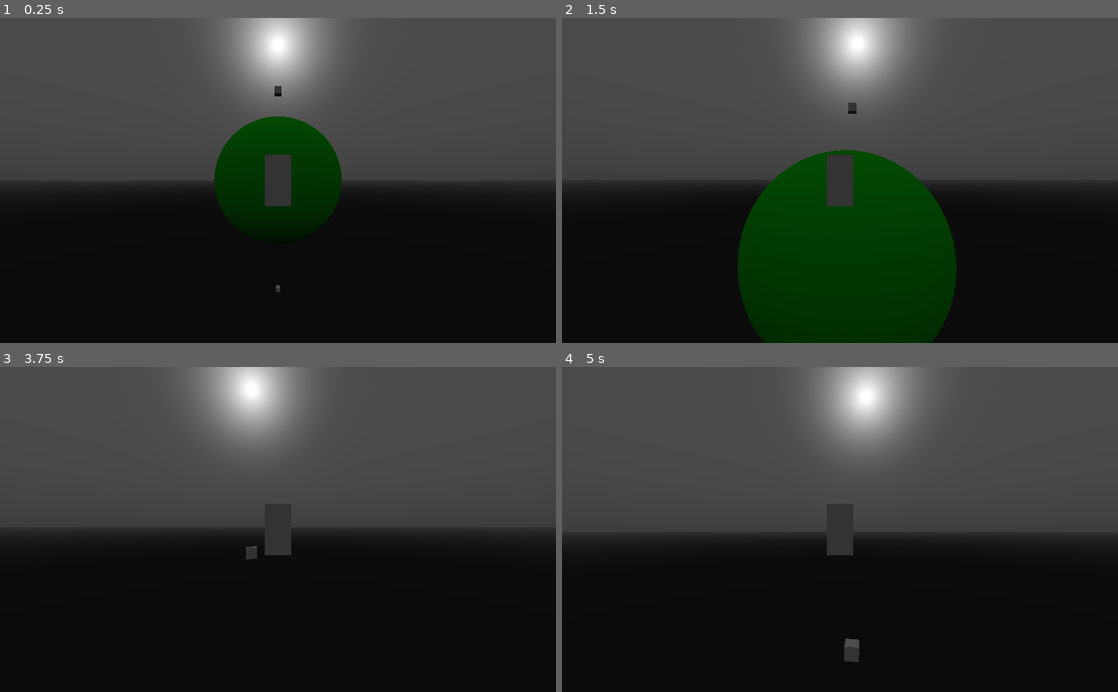
Above: before the commit, frames 1-4 (two rows, left to right).
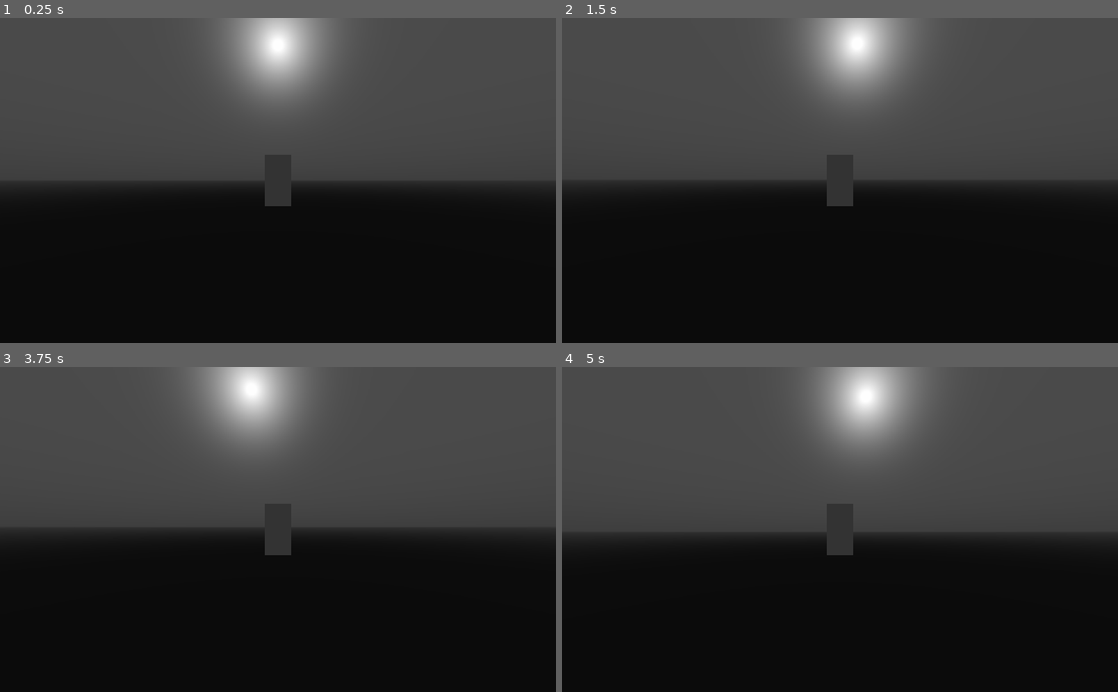
Above: after the commit, the same moments.

Repository: Alkamist/SpaceGameGodot
Game: Godot game, scene res://TestScene.tscn
Same seed, same stepped clock (60 frames per second), same inputs: the game is played once before the commit and once after it.
Inputs (mouse positions are in pixels of both pictures, inside the frame that each line leads up to):
- Up to frame 1 (0.25 s): no input
- Up to frame 2 (1.5 s): move the mouse to (867, 180) at 0.52 s; hold Space (jump) 0.53-1.28 s; hold W (move_forward) from 0.53 s (still down); move the mouse to (812, 180) at 1.27 s; tap Space (jump) at 1.35 s
- Up to frame 3 (3.75 s): keep holding W (move_forward); tap Space (jump) at 1.52, 1.82, 2.85, 3.02, 3.32 s; move the mouse to (289, 523) at 2.02 s; hold Space (jump) 2.03-2.78 s; move the mouse to (272, 536) at 2.77 s; tap Enter at 3.5 s; move the mouse to (316, 532) at 3.52 s; hold Space (jump) from 3.53 s (still down)
- Up to frame 4 (5 s): keep holding W (move_forward); move the mouse to (795, 526) at 4.27 s; release Space (jump) at 4.28 s; tap Space (jump) at 4.35, 4.52, 4.82 s

The runs differ from the first frame. In frame 1, 5.2% of the frame differs, in the area x 38-62%, y 20-85%; in frame 2, 19%, in the area x 31-71%, y 26-100%; in frame 3, less than 0.1%; in frame 4, 0.2%.

Commit message:
Another failed attempt at relative movement.

Diff:
--- a/Character.tscn
+++ b/Character.tscn
@@ -1,6 +1,5 @@
-[gd_scene load_steps=5 format=2]
+[gd_scene load_steps=4 format=2]
 
-[ext_resource path="res://FPSSmoothing.gd" type="Script" id=1]
 [ext_resource path="res://CharacterController.gd" type="Script" id=2]
 
 [sub_resource type="CubeMesh" id=1]
@@ -9,26 +8,20 @@
 [sub_resource type="BoxShape" id=2]
 extents = Vector3( 0.5, 1, 0.5 )
 
-[node name="Character" type="Spatial"]
+[node name="Body" type="KinematicBody"]
 script = ExtResource( 2 )
 
-[node name="Smoothing" type="Spatial" parent="."]
-script = ExtResource( 1 )
-target_path = NodePath("../Body")
+[node name="Head" type="Spatial" parent="."]
 
-[node name="MeshInstance" type="MeshInstance" parent="Smoothing"]
-mesh = SubResource( 1 )
-material/0 = null
-
-[node name="Head" type="Spatial" parent="Smoothing"]
-
-[node name="Camera" type="Camera" parent="Smoothing/Head"]
+[node name="Camera" type="Camera" parent="Head"]
 transform = Transform( 1, 0, 0, 0, 1, 0, 0, 0, 1, 0, 0, 8 )
 current = true
 fov = 80.0
 far = 8192.0
 
-[node name="Body" type="KinematicBody" parent="."]
+[node name="MeshInstance" type="MeshInstance" parent="."]
+mesh = SubResource( 1 )
+material/0 = null
 
-[node name="CollisionShape" type="CollisionShape" parent="Body"]
+[node name="CollisionShape" type="CollisionShape" parent="."]
 shape = SubResource( 2 )
--- a/CharacterController.gd
+++ b/CharacterController.gd
@@ -1,4 +1,4 @@
-extends Spatial
+extends RelativeMover
 class_name CharacterController
 
 
@@ -14,8 +14,7 @@
 export(float) var jetpack_acceleration := 200.0
 export(float) var jump_strength := 50.0
 
-onready var body: KinematicBody = get_node("Body")
-onready var head: Spatial = get_node("Smoothing/Head")
+onready var head: Spatial = get_node("Head")
 
 var up_normal := Vector3.UP setget set_up_normal
 
@@ -30,10 +29,10 @@
 
 func set_up_normal(value: Vector3) -> void:
     up_normal = value
-    var angle_to_up: float = body.transform.basis.y.angle_to(up_normal)
+    var angle_to_up: float = transform.basis.y.angle_to(up_normal)
     if angle_to_up > 0.0:
-        var rotation_axis: Vector3 = body.transform.basis.y.cross(up_normal).normalized()
-        body.transform.basis = body.transform.basis.rotated(rotation_axis, angle_to_up)
+        var rotation_axis: Vector3 = transform.basis.y.cross(up_normal).normalized()
+        transform.basis = transform.basis.rotated(rotation_axis, angle_to_up)
 
 
 func horizontal_velocity_movement_addition(target: Vector3, acceleration: float, traction: float) -> Vector3:
@@ -57,8 +56,8 @@
         var horizontal: float = -mouse_change.x * (mouse_sensitivity / 10.0)
         var vertical: float = -mouse_change.y * (mouse_sensitivity / 10.0)
 
-        body.transform.basis = body.transform.basis.rotated(body.transform.basis.y.normalized(), deg2rad(horizontal))
-        body.transform = body.transform.orthonormalized()
+        transform.basis = transform.basis.rotated(transform.basis.y.normalized(), deg2rad(horizontal))
+        transform = transform.orthonormalized()
 
         head.rotate_x(deg2rad(vertical))
         var rotation: Vector3 = head.rotation_degrees
@@ -69,8 +68,8 @@
 
 func handle_horizontal_movement(delta: float, speed: float, acceleration: float, traction: float) -> void:
     if forward_movement != 0.0 or strafe_movement != 0.0:
-        var forward: Vector3 = -body.transform.basis.z.normalized()
-        var sideways: Vector3 = body.transform.basis.x.normalized()
+        var forward: Vector3 = -transform.basis.z.normalized()
+        var sideways: Vector3 = transform.basis.x.normalized()
         var movement_direction: Vector3 = (forward * forward_movement + sideways * strafe_movement).normalized()
         velocity += horizontal_velocity_movement_addition(
             movement_direction * speed,
@@ -91,23 +90,20 @@
 
 
 func check_if_on_ground(tolerance_distance: float) -> void:
-    var collision: KinematicCollision = body.move_and_collide(-up_normal * tolerance_distance, true, true, true)
+    var collision: KinematicCollision = move_and_collide(-up_normal * tolerance_distance, true, true, true)
     is_on_ground = collision != null
 
 
 func move(distance: Vector3) -> void:
-    var collision: KinematicCollision = body.move_and_collide(distance, true, true, false)
+    var collision: KinematicCollision = move_and_collide(distance, true, true, false)
 
     if collision and move_recursions < max_move_recursions:
         move_recursions += 1
         velocity = velocity.slide(collision.normal)
 
-        var collider_parent: Node = collision.collider.get_parent()
-        if collider_parent:
-            if "is_gravity_source" in collider_parent \
-            and collider_parent.is_gravity_source:
-                get_parent().remove_child(self)
-                collision.collider.add_child(self)
+        if "is_gravity_source" in collision.collider \
+        and collision.collider.is_gravity_source:
+            set_movement_parent(collision.collider)
 
         move(collision.remainder.slide(collision.normal))
     else:
@@ -131,6 +127,12 @@
 
 
 func _physics_process(delta: float) -> void:
+    ._physics_process(delta)
+
+    if movement_parent != null:
+        #velocity = movement_parent_relative_quat.xform(velocity)
+        set_up_normal(transform.origin.normalized())
+
     check_if_on_ground(0.2)
 
     if is_on_ground:
@@ -144,4 +146,7 @@
 
         handle_horizontal_movement(delta, air_speed, air_acceleration, air_traction if is_in_atmosphere else 0.0)
 
-    move(velocity * delta)
+    if movement_parent != null:
+        move(movement_parent.transform.basis.xform(velocity) * delta)
+    else:
+        move(velocity * delta)
--- a/GravitySource.gd
+++ b/GravitySource.gd
@@ -1,4 +1,4 @@
-extends Spatial
+extends KinematicBody
 class_name GravitySource
 
 
@@ -8,8 +8,6 @@
 export(float) var source_radius = 200.0
 export(float) var full_gravity_distance = 500.0
 export(float) var fading_gravity_distance = 500.0
-
-onready var body: KinematicBody = get_node("Body")
 
 var is_gravity_source := true
 
@@ -22,8 +20,8 @@
     #        velocity = Vector3.ZERO
 
     if velocity != Vector3.ZERO:
-        body.transform.origin += velocity * delta
+        transform.origin += velocity * delta
 
     if spin != Vector3.ZERO:
-        body.rotate(spin.normalized(), spin.length() * delta)
-        body.transform = body.transform.orthonormalized()
+        rotate(spin.normalized(), spin.length() * delta)
+        transform = transform.orthonormalized()
--- a/GravitySystem.gd
+++ b/GravitySystem.gd
@@ -6,28 +6,12 @@
 var sources: Array
 
 
-#func update_bound_gravity_source(source: GravitySource, target, target_position: Vector3, target_distance: float) -> void:
-#    if "bound_gravity_source" in target:
-#        var gravity_influence_distance: float = source.source_radius \
-#                                              + source.full_gravity_distance \
-#                                              + source.fading_gravity_distance
-#
-#        if target_distance <= gravity_influence_distance:
-#            if target.bound_gravity_source:
-#                var distance_to_existing_source: float = (target_position - target.bound_gravity_source.body.get_global_transform().origin).length()
-#                if target_distance < distance_to_existing_source:
-#                    target.bound_gravity_source = source
-#            else:
-#                target.bound_gravity_source = source
-
-
 func update_targets_and_sources() -> void:
     sources.clear()
     targets.clear()
 
     for child in get_children():
-        if child.has_node("Body"):
-            targets.append(child)
+        targets.append(child)
 
     for target in targets:
         if "is_gravity_source" in target and target.is_gravity_source:
@@ -35,8 +19,8 @@
 
 
 func apply_gravity(delta: float, source: GravitySource, target) -> void:
-    var source_position: Vector3 = source.body.get_global_transform().origin
-    var target_position: Vector3 = target.body.get_global_transform().origin
+    var source_position: Vector3 = source.global_transform.origin
+    var target_position: Vector3 = target.global_transform.origin
     var gravity_vector: Vector3 = (source_position - target_position)
     var target_distance: float = gravity_vector.length()
     var gravity_direction: Vector3 = gravity_vector.normalized()
@@ -54,12 +38,6 @@
 
         target.velocity += gravity_direction * gravity_intensity * delta
 
-        if "relative_mover" in target:
-            target.relative_mover.movement_parent = source.body
-
-        #if "up_normal" in target:
-        #    target.up_normal = -gravity_direction
-
         #if "is_in_atmosphere" in target:
         #    target.is_in_atmosphere = distance_from_full_gravity <= 0.0
 
--- a/RelativeMover.gd
+++ b/RelativeMover.gd
@@ -1,12 +1,13 @@
-extends Spatial
+extends KinematicBody
 class_name RelativeMover
 
 
 var movement_parent: Spatial setget set_movement_parent
 var previous_movement_parent: Spatial
 
-var movement_parent_transform: Transform
-var movement_parent_previous_transform: Transform
+var movement_parent_current_transform := Transform()
+var movement_parent_previous_transform := Transform()
+var movement_parent_relative_quat := Quat()
 
 signal movement_parent_changed
 
@@ -14,39 +15,39 @@
 func set_movement_parent(value: Spatial) -> void:
     previous_movement_parent = movement_parent
     movement_parent = value
-    movement_parent_previous_transform = movement_parent.get_global_transform()
-    movement_parent_transform = movement_parent.get_global_transform()
+
     if movement_parent != previous_movement_parent:
+        if movement_parent != null:
+            movement_parent_current_transform = movement_parent.transform
+            movement_parent_previous_transform = movement_parent.transform
+            movement_parent_relative_quat = Quat()
+
+            var global_origin: Vector3 = global_transform.origin
+
+            get_parent().remove_child(self)
+            movement_parent.add_child(self)
+
+            transform.origin = movement_parent.to_local(global_origin)
+            transform.basis *= movement_parent.transform.basis.inverse()
+#        else:
+#            movement_parent_current_transform = Transform()
+#            movement_parent_previous_transform = Transform()
+#            movement_parent_relative_quat = Quat()
+#
+#            var global_origin: Vector3 = global_transform.origin
+#
+#            get_parent().remove_child(self)
+#            previous_movement_parent.get_parent().add_child(self)
+#
+#            transform.origin = global_origin
+#            transform.basis *= previous_movement_parent.transform.basis
+
         emit_signal("movement_parent_changed")
 
 
-func move_relatively(target: Spatial) -> void:
+func _physics_process(_delta: float) -> void:
     if movement_parent:
-        # Displace by the amount the parent moved.
-        target.transform.origin += movement_parent_transform.origin - movement_parent_transform.origin
-
-        var relative_quaternion: Quat = movement_parent_transform.basis.get_rotation_quat() \
+        movement_parent_previous_transform = movement_parent_current_transform
+        movement_parent_current_transform = movement_parent.transform
+        movement_parent_relative_quat = movement_parent_current_transform.basis.get_rotation_quat() \
             * movement_parent_previous_transform.basis.get_rotation_quat().inverse()
-
-        # Rotate relatively to the parent.
-        target.transform.basis = Basis(target.transform.basis.get_rotation_quat() * relative_quaternion)
-
-        var target_vector: Vector3 = target.get_global_transform().origin - movement_parent_transform.origin
-        var target_vector_after_rotation: Vector3 = relative_quaternion.xform(target_vector)
-
-        # Displace via rotation to stay in the same location relative to the parent.
-        target.transform.origin += target_vector_after_rotation - target_vector
-
-        # Rotate the velocity vector if present.
-        var target_parent = target.get_parent()
-        if "velocity" in target_parent:
-            target_parent.velocity = relative_quaternion.xform(target_parent.velocity)
-
-
-func update_parent_transform() -> void:
-    if movement_parent:
-        movement_parent_previous_transform = movement_parent_transform
-        movement_parent_transform = movement_parent.get_global_transform()
-    else:
-        movement_parent_previous_transform = Transform()
-        movement_parent_transform = Transform()
--- a/TestScene.tscn
+++ b/TestScene.tscn
@@ -1,6 +1,7 @@
 [gd_scene load_steps=9 format=2]
 
 [ext_resource path="res://Character.tscn" type="PackedScene" id=1]
+[ext_resource path="res://GravitySystem.gd" type="Script" id=2]
 [ext_resource path="res://GravitySource.gd" type="Script" id=5]
 
 [sub_resource type="ProceduralSky" id=1]
@@ -13,18 +14,16 @@
 background_mode = 2
 background_sky = SubResource( 1 )
 
-[sub_resource type="CubeMesh" id=6]
-
-[sub_resource type="SpatialMaterial" id=3]
+[sub_resource type="SpatialMaterial" id=4]
 albedo_color = Color( 0.0196078, 0.992157, 0.0352941, 1 )
 
-[sub_resource type="SphereMesh" id=4]
-material = SubResource( 3 )
+[sub_resource type="SphereMesh" id=5]
+material = SubResource( 4 )
 radial_segments = 128
 rings = 64
 
-[sub_resource type="SphereShape" id=5]
-radius = 10.0
+[sub_resource type="SphereShape" id=6]
+radius = 100.0
 
 [node name="TestScene" type="Spatial"]
 
@@ -35,46 +34,21 @@
 transform = Transform( 1, 0, 0, 0, -1.62921e-07, 1, 0, -1, -1.62921e-07, 0, 10, 0 )
 far = 8192.0
 
-[node name="MeshInstance" type="MeshInstance" parent="."]
-transform = Transform( 1, 0, 0, 0, 1, 0, 0, 0, 1, 0, 25.038, -33.3657 )
-mesh = SubResource( 6 )
+[node name="GravitySystem" type="Spatial" parent="."]
+script = ExtResource( 2 )
+
+[node name="Character" parent="GravitySystem" instance=ExtResource( 1 )]
+transform = Transform( 1, 0, 0, 0, 1, 0, 0, 0, 1, 0, 148.681, 0 )
+
+[node name="Planet1" type="KinematicBody" parent="GravitySystem"]
+transform = Transform( -1, 0, 3.25841e-07, 0, 1, 0, -3.25841e-07, 0, -1, 0, 0, 0 )
+script = ExtResource( 5 )
+gravity_strength = 60.0
+
+[node name="MeshInstance" type="MeshInstance" parent="GravitySystem/Planet1"]
+transform = Transform( 100, 0, 0, 0, 100, 0, 0, 0, 100, 0, 0, 0 )
+mesh = SubResource( 5 )
 material/0 = null
 
-[node name="MeshInstance2" type="MeshInstance" parent="."]
-transform = Transform( 1, 0, 0, 0, 1, 0, 0, 0, 1, 0, 25.038, 31.8562 )
-mesh = SubResource( 6 )
-material/0 = null
-
-[node name="MeshInstance3" type="MeshInstance" parent="."]
-transform = Transform( 1, 0, 0, 0, 1, 0, 0, 0, 1, 0, -53.7729, 31.8562 )
-mesh = SubResource( 6 )
-material/0 = null
-
-[node name="MeshInstance4" type="MeshInstance" parent="."]
-transform = Transform( 1, 0, 0, 0, 1, 0, 0, 0, 1, 0, -53.7729, -75.1587 )
-mesh = SubResource( 6 )
-material/0 = null
-
-[node name="Character" parent="." instance=ExtResource( 1 )]
-transform = Transform( 1, 0, 0, 0, 1, 0, 0, 0, 1, 0, 0, 13.0053 )
-ground_speed = 7.0
-air_speed = 6.0
-jetpack_speed = 10.0
-jetpack_acceleration = 20.0
-jump_strength = 10.0
-
-[node name="Planet1" type="Spatial" parent="."]
-transform = Transform( 1, 0, 0, 0, 1, 0, 0, 0, 1, 0, 0.0690937, -12.3 )
-script = ExtResource( 5 )
-velocity = Vector3( 0, 0, 5 )
-spin = Vector3( 0, 1, 0 )
-
-[node name="Body" type="KinematicBody" parent="Planet1"]
-
-[node name="MeshInstance" type="MeshInstance" parent="Planet1/Body"]
-transform = Transform( 10, 0, 0, 0, 10, 0, 0, 0, 10, 0, 0, 0 )
-mesh = SubResource( 4 )
-material/0 = null
-
-[node name="CollisionShape" type="CollisionShape" parent="Planet1/Body"]
-shape = SubResource( 5 )
+[node name="CollisionShape" type="CollisionShape" parent="GravitySystem/Planet1"]
+shape = SubResource( 6 )
--- a/project.godot
+++ b/project.godot
@@ -9,12 +9,12 @@
 config_version=4
 
 _global_script_classes=[ {
-"base": "Spatial",
+"base": "RelativeMover",
 "class": "CharacterController",
 "language": "GDScript",
 "path": "res://CharacterController.gd"
 }, {
-"base": "Spatial",
+"base": "KinematicBody",
 "class": "GravitySource",
 "language": "GDScript",
 "path": "res://GravitySource.gd"
@@ -24,7 +24,7 @@
 "language": "GDScript",
 "path": "res://GravitySystem.gd"
 }, {
-"base": "Spatial",
+"base": "KinematicBody",
 "class": "RelativeMover",
 "language": "GDScript",
 "path": "res://RelativeMover.gd"
